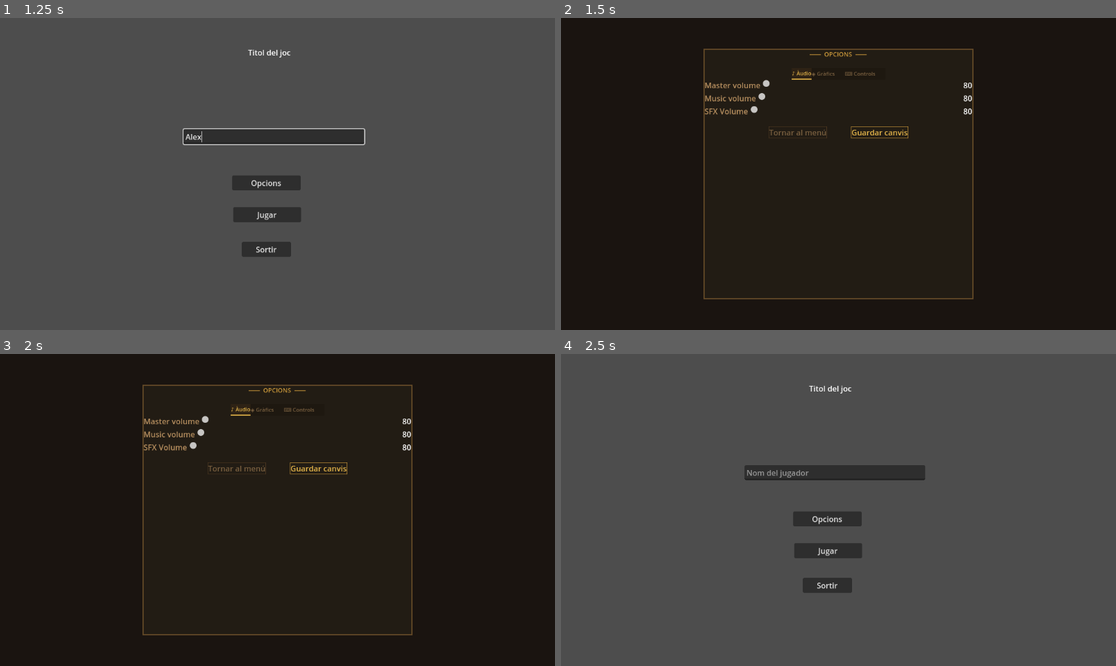
Above: before the commit, frames 1-4 (two rows, left to right).
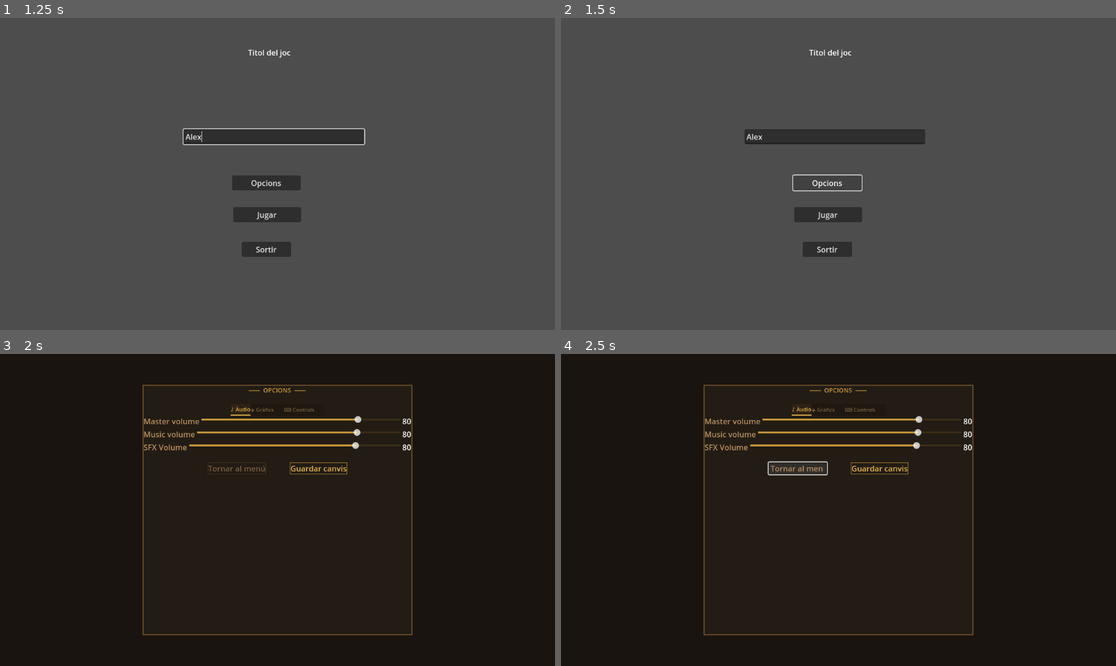
Above: after the commit, the same moments.

Repository: alzaaa6/practica4_Godot
Game: Godot game, scene res://SCENES/PantallaInici.tscn
Two runs of this game, one before a commit and one after it. Both use one fixed random seed, a clock stepped at 60 frames per second and the inputs below. Sound files missing from this copy of the repository are replaced by a short silence.
Inputs (mouse positions are in pixels of both pictures, inside the frame that each line leads up to):
- Up to frame 1 (1.25 s): click (271, 136) at 0.52 s; type "Alex" at 0.6 s
- Up to frame 2 (1.5 s): click "Opcions" at 1.25 s
- Up to frame 3 (2 s): no input
- Up to frame 4 (2.5 s): click "Tornar al menú" at 2 s

Frame 1 is identical in both runs. In frame 2, 100% of the frame differs, in the area x 0-100%, y 0-100%; in frame 3, 0.7%; in frame 4, 100%.
Error before the commit: Invalid assignment of property or key 'value' with value of type 'float' on a base object of type 'null instance'. (res://SCRIPTS/options.gd:5)

Commit message:
Musica principal i SFX funciona

Diff:
--- a/SCENES/Options.tscn
+++ b/SCENES/Options.tscn
@@ -1,6 +1,7 @@
-[gd_scene load_steps=10 format=3 uid="uid://ocubepkwgjh"]
+[gd_scene load_steps=13 format=3 uid="uid://ocubepkwgjh"]
 
 [ext_resource type="Script" uid="uid://bv5giywrvtd8d" path="res://SCRIPTS/options.gd" id="1_pm6ig"]
+[ext_resource type="AudioStream" uid="uid://d070rs5h2olrx" path="res://ASSETS/SOUNDS/sonido_opciones_menu.ogg" id="2_tr7gc"]
 
 [sub_resource type="StyleBoxFlat" id="StyleBoxFlat_pm6ig"]
 bg_color = Color(0.13333334, 0.10980392, 0.078431375, 1)
@@ -22,9 +23,23 @@
 border_color = Color(0.9098039, 0.72156864, 0.29411766, 1)
 
 [sub_resource type="StyleBoxFlat" id="StyleBoxFlat_jvo6w"]
+content_margin_top = 2.0
+content_margin_bottom = 2.0
 bg_color = Color(0.22745098, 0.1764706, 0.09411765, 1)
 
 [sub_resource type="StyleBoxFlat" id="StyleBoxFlat_v5cg6"]
+content_margin_top = 2.0
+content_margin_bottom = 2.0
+bg_color = Color(0.7882353, 0.5921569, 0.22745098, 1)
+
+[sub_resource type="StyleBoxFlat" id="StyleBoxFlat_2jx2c"]
+content_margin_top = 2.0
+content_margin_bottom = 2.0
+bg_color = Color(0.22745098, 0.1764706, 0.09411765, 1)
+
+[sub_resource type="StyleBoxFlat" id="StyleBoxFlat_w27dd"]
+content_margin_top = 2.0
+content_margin_bottom = 2.0
 bg_color = Color(0.7882353, 0.5921569, 0.22745098, 1)
 
 [sub_resource type="StyleBoxFlat" id="StyleBoxFlat_oajgm"]
@@ -117,7 +132,7 @@
 theme_override_styles/slider = SubResource("StyleBoxFlat_jvo6w")
 theme_override_styles/grabber_area = SubResource("StyleBoxFlat_v5cg6")
 
-[node name="Label2" type="Label" parent="PanelContainer/VBoxContainer/TabContainer/♪ Àudio/MasterVolume"]
+[node name="LabelMaster" type="Label" parent="PanelContainer/VBoxContainer/TabContainer/♪ Àudio/MasterVolume"]
 layout_mode = 2
 text = "80"
 
@@ -133,10 +148,10 @@
 [node name="HSliderMusic" type="HSlider" parent="PanelContainer/VBoxContainer/TabContainer/♪ Àudio/MusicVolume"]
 layout_mode = 2
 size_flags_horizontal = 3
-theme_override_styles/slider = SubResource("StyleBoxFlat_jvo6w")
-theme_override_styles/grabber_area = SubResource("StyleBoxFlat_v5cg6")
-
-[node name="Label2" type="Label" parent="PanelContainer/VBoxContainer/TabContainer/♪ Àudio/MusicVolume"]
+theme_override_styles/slider = SubResource("StyleBoxFlat_2jx2c")
+theme_override_styles/grabber_area = SubResource("StyleBoxFlat_w27dd")
+
+[node name="LabelMusic" type="Label" parent="PanelContainer/VBoxContainer/TabContainer/♪ Àudio/MusicVolume"]
 layout_mode = 2
 text = "80"
 
@@ -155,7 +170,7 @@
 theme_override_styles/slider = SubResource("StyleBoxFlat_jvo6w")
 theme_override_styles/grabber_area = SubResource("StyleBoxFlat_v5cg6")
 
-[node name="Label2" type="Label" parent="PanelContainer/VBoxContainer/TabContainer/♪ Àudio/SFXVolume"]
+[node name="LabelSFX" type="Label" parent="PanelContainer/VBoxContainer/TabContainer/♪ Àudio/SFXVolume"]
 layout_mode = 2
 text = "80"
 
@@ -388,5 +403,13 @@
 theme_override_styles/normal = SubResource("StyleBoxFlat_w1cas")
 text = "Guardar canvis"
 
+[node name="SFXPlayer" type="AudioStreamPlayer2D" parent="."]
+stream = ExtResource("2_tr7gc")
+bus = &"SFX"
+
+[connection signal="value_changed" from="PanelContainer/VBoxContainer/TabContainer/♪ Àudio/MasterVolume/HSliderMaster" to="." method="_on_h_slider_master_value_changed"]
 [connection signal="value_changed" from="PanelContainer/VBoxContainer/TabContainer/♪ Àudio/MusicVolume/HSliderMusic" to="." method="_on_h_slider_value_changed"]
+[connection signal="value_changed" from="PanelContainer/VBoxContainer/TabContainer/♪ Àudio/MusicVolume/HSliderMusic" to="." method="_on_h_slider_music_value_changed"]
+[connection signal="value_changed" from="PanelContainer/VBoxContainer/TabContainer/♪ Àudio/SFXVolume/HSliderSFX" to="." method="_on_h_slider_sfx_value_changed"]
 [connection signal="pressed" from="PanelContainer/VBoxContainer/HBoxContainer/BtnTornarMenu" to="." method="_on_btn_tornar_menu_pressed"]
+[connection signal="pressed" from="PanelContainer/VBoxContainer/HBoxContainer/BtnGuardarCanvis" to="." method="_on_btn_guardar_canvis_pressed"]
--- a/SCENES/PantallaInici.tscn
+++ b/SCENES/PantallaInici.tscn
@@ -1,6 +1,7 @@
-[gd_scene load_steps=2 format=3 uid="uid://cv71byyv6d6sp"]
+[gd_scene load_steps=3 format=3 uid="uid://cv71byyv6d6sp"]
 
 [ext_resource type="Script" uid="uid://vmqh3mec2p0n" path="res://SCRIPTS/pantalla_inici.gd" id="1_8vxt6"]
+[ext_resource type="AudioStream" uid="uid://d070rs5h2olrx" path="res://ASSETS/SOUNDS/sonido_opciones_menu.ogg" id="2_h4djb"]
 
 [node name="PantallaInici" type="Control"]
 layout_mode = 3
@@ -53,6 +54,10 @@
 text = "Sortir
 "
 
+[node name="SFXPlayer" type="AudioStreamPlayer2D" parent="."]
+stream = ExtResource("2_h4djb")
+bus = &"SFX"
+
 [connection signal="pressed" from="Btn_Options" to="." method="_on_btn_options_pressed"]
 [connection signal="pressed" from="BtnPlay" to="." method="_on_btn_play_pressed"]
 [connection signal="pressed" from="BtnSortir" to="." method="_on_btn_sortir_pressed"]
--- /dev/null
+++ b/SCRIPTS/game_manager.gd
@@ -0,0 +1,48 @@
+extends Node
+
+# GameManager.gd
+# Project > Project Settings > Autoload > Afegeix aquest fitxer com a "GameManager"
+
+const SAVE_PATH := "user://settings.cfg"
+
+var settings := {
+	"master_volume": 80.0,
+	"music_volume": 80.0,
+	"sfx_volume": 80.0,
+}
+
+func _ready() -> void:
+	load_settings()
+	apply_audio()
+
+
+# ─── Guardar i carregar ───────────────────────────────────────────────────────
+
+func save_settings() -> void:
+	var cfg := ConfigFile.new()
+	cfg.set_value("audio", "master_volume", settings["master_volume"])
+	cfg.set_value("audio", "music_volume",  settings["music_volume"])
+	cfg.set_value("audio", "sfx_volume",    settings["sfx_volume"])
+	cfg.save(SAVE_PATH)
+
+func load_settings() -> void:
+	var cfg := ConfigFile.new()
+	if cfg.load(SAVE_PATH) != OK:
+		return  # Primera vegada: usa valors per defecte
+	settings["master_volume"] = cfg.get_value("audio", "master_volume", 80.0)
+	settings["music_volume"]  = cfg.get_value("audio", "music_volume",  80.0)
+	settings["sfx_volume"]    = cfg.get_value("audio", "sfx_volume",    80.0)
+
+# ─── Aplicar volums als busos ────────────────────────────────────────────────
+
+func apply_audio() -> void:
+	_set_bus_volume("Master", settings["master_volume"])
+	_set_bus_volume("Music",  settings["music_volume"])
+	_set_bus_volume("SFX",    settings["sfx_volume"])
+
+func _set_bus_volume(bus_name: String, percent: float) -> void:
+	var idx := AudioServer.get_bus_index(bus_name)
+	if idx == -1:
+		push_warning("Bus '%s' no trobat!" % bus_name)
+		return
+	AudioServer.set_bus_volume_db(idx, linear_to_db(percent / 100.0))
--- a/SCRIPTS/options.gd
+++ b/SCRIPTS/options.gd
@@ -1,37 +1,53 @@
 extends Control
 
+@onready var master_slider: HSlider = $"PanelContainer/VBoxContainer/TabContainer/♪ Àudio/MasterVolume/HSliderMaster"
+@onready var music_slider: HSlider = $"PanelContainer/VBoxContainer/TabContainer/♪ Àudio/MusicVolume/HSliderMusic"
+@onready var sfx_slider: HSlider = $"PanelContainer/VBoxContainer/TabContainer/♪ Àudio/SFXVolume/HSliderSFX"
+@onready var master_label: Label = $"PanelContainer/VBoxContainer/TabContainer/♪ Àudio/MasterVolume/LabelMaster"
+@onready var music_label: Label = $"PanelContainer/VBoxContainer/TabContainer/♪ Àudio/MusicVolume/LabelMusic"
+@onready var sfx_label: Label = $"PanelContainer/VBoxContainer/TabContainer/♪ Àudio/SFXVolume/LabelSFX"
+@onready var sfx_player: AudioStreamPlayer2D = $SFXPlayer
+
 func _ready() -> void:
-	# Carrega els valors actuals dels busos d'àudio
-	%HSliderMaster.value = db_to_linear(
-		AudioServer.get_bus_volume_db(AudioServer.get_bus_index("Master"))
-	) * 100.0
-	%HSliderMusic.value = db_to_linear(
-		AudioServer.get_bus_volume_db(AudioServer.get_bus_index("Music"))
-	) * 100.0
-	%HSliderSFX.value = db_to_linear(
-		AudioServer.get_bus_volume_db(AudioServer.get_bus_index("SFX"))
-	) * 100.0
+	# Carrega els valors guardats
+	master_slider.value = GameManager.settings["master_volume"]
+	music_slider.value  = GameManager.settings["music_volume"]
+	sfx_slider.value    = GameManager.settings["sfx_volume"]
 
-func _on_master_slider_value_changed(value: float) -> void:
+func _on_btn_tornar_menu_pressed() -> void:
+	sfx_player.play()
+	await sfx_player.finished
+	get_tree().change_scene_to_file("res://SCENES/PantallaInici.tscn")
+
+
+func _on_btn_guardar_canvis_pressed() -> void:
+	sfx_player.play()
+	GameManager.save_settings()
+
+
+func _on_h_slider_master_value_changed(value: float) -> void:
+	GameManager.settings["master_volume"] = value
 	AudioServer.set_bus_volume_db(
 		AudioServer.get_bus_index("Master"),
 		linear_to_db(value / 100.0)
 	)
+	master_label.text = str(int(value))
 
-func _on_music_slider_value_changed(value: float) -> void:
+
+
+func _on_h_slider_music_value_changed(value: float) -> void:
+	GameManager.settings["music_volume"] = value
 	AudioServer.set_bus_volume_db(
 		AudioServer.get_bus_index("Music"),
 		linear_to_db(value / 100.0)
 	)
+	music_label.text = str(int(value))
 
-func _on_sfx_slider_value_changed(value: float) -> void:
+
+func _on_h_slider_sfx_value_changed(value: float) -> void:
+	GameManager.settings["sfx_volume"] = value
 	AudioServer.set_bus_volume_db(
 		AudioServer.get_bus_index("SFX"),
 		linear_to_db(value / 100.0)
 	)
-
-func _process(delta: float) -> void:
-	pass
-
-func _on_btn_tornar_menu_pressed() -> void:
-	get_tree().change_scene_to_file("res://SCENES/PantallaInici.tscn")
+	sfx_label.text = str(int(value))
--- a/SCRIPTS/pantalla_inici.gd
+++ b/SCRIPTS/pantalla_inici.gd
@@ -1,4 +1,7 @@
 extends Control
+
+@onready var sfx_player: AudioStreamPlayer2D = $SFXPlayer
+
 
 
 # Called when the node enters the scene tree for the first time.
@@ -12,12 +15,18 @@
 
 
 func _on_btn_options_pressed() -> void:
+	sfx_player.play()
+	await sfx_player.finished
 	get_tree().change_scene_to_file("res://SCENES/Options.tscn")
 
 
 func _on_btn_play_pressed() -> void:
+	sfx_player.play()
+	await sfx_player.finished
 	get_tree().change_scene_to_file("res://SCENES/Joc.tscn")
 
 
 func _on_btn_sortir_pressed() -> void:
+	sfx_player.play()
+	await sfx_player.finished
 	get_tree().quit();
--- a/default_bus_layout.tres
+++ b/default_bus_layout.tres
@@ -7,3 +7,9 @@
 bus/1/bypass_fx = false
 bus/1/volume_db = 0.0
 bus/1/send = &"Master"
+bus/2/name = &"SFX"
+bus/2/solo = false
+bus/2/mute = false
+bus/2/bypass_fx = false
+bus/2/volume_db = 0.0
+bus/2/send = &"Master"
--- a/project.godot
+++ b/project.godot
@@ -15,6 +15,10 @@
 config/features=PackedStringArray("4.5", "GL Compatibility")
 config/icon="res://ASSETS/icon.svg"
 
+[autoload]
+
+GameManager="*res://SCRIPTS/game_manager.gd"
+
 [rendering]
 
 renderer/rendering_method="gl_compatibility"
Not shown, added: ASSETS/SOUNDS/sonido_opciones_menu.ogg.import
Not shown, added: SCRIPTS/game_manager.gd.uid
Not shown, added: ASSETS/SOUNDS/sonido_opciones_menu.ogg
